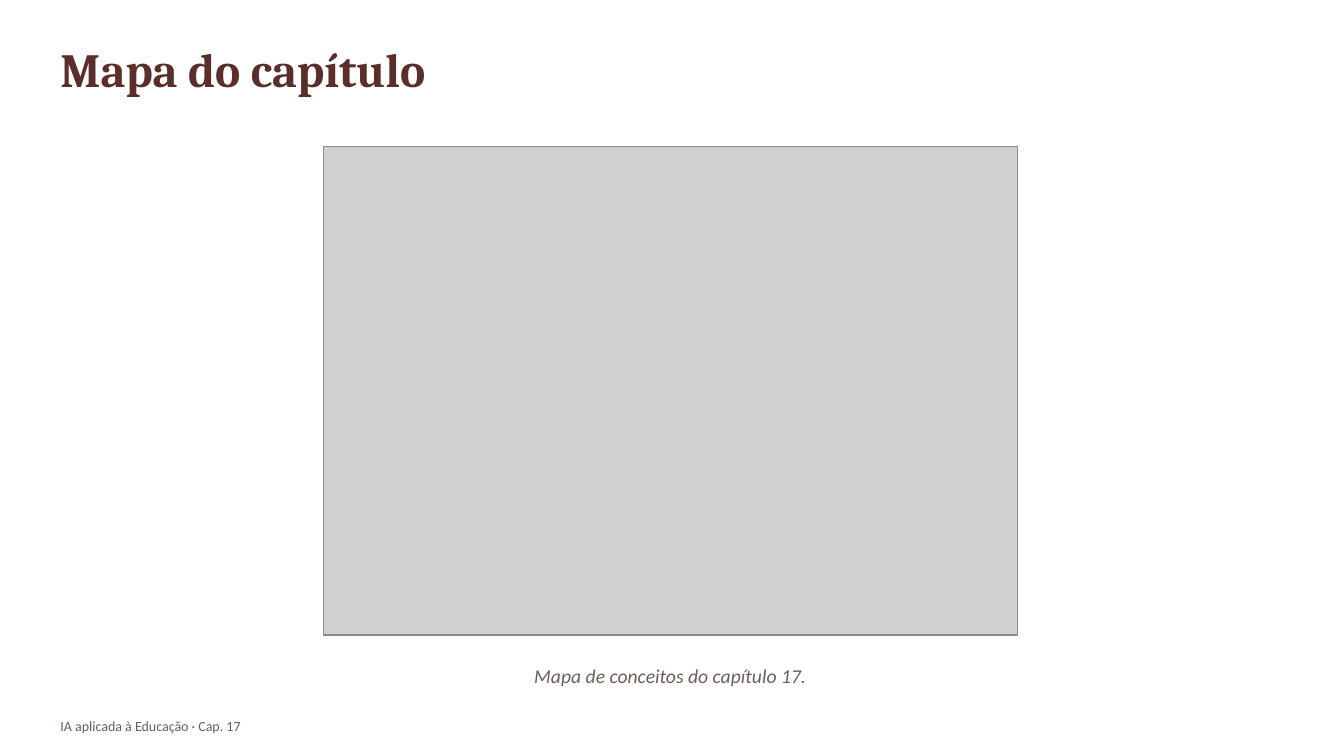
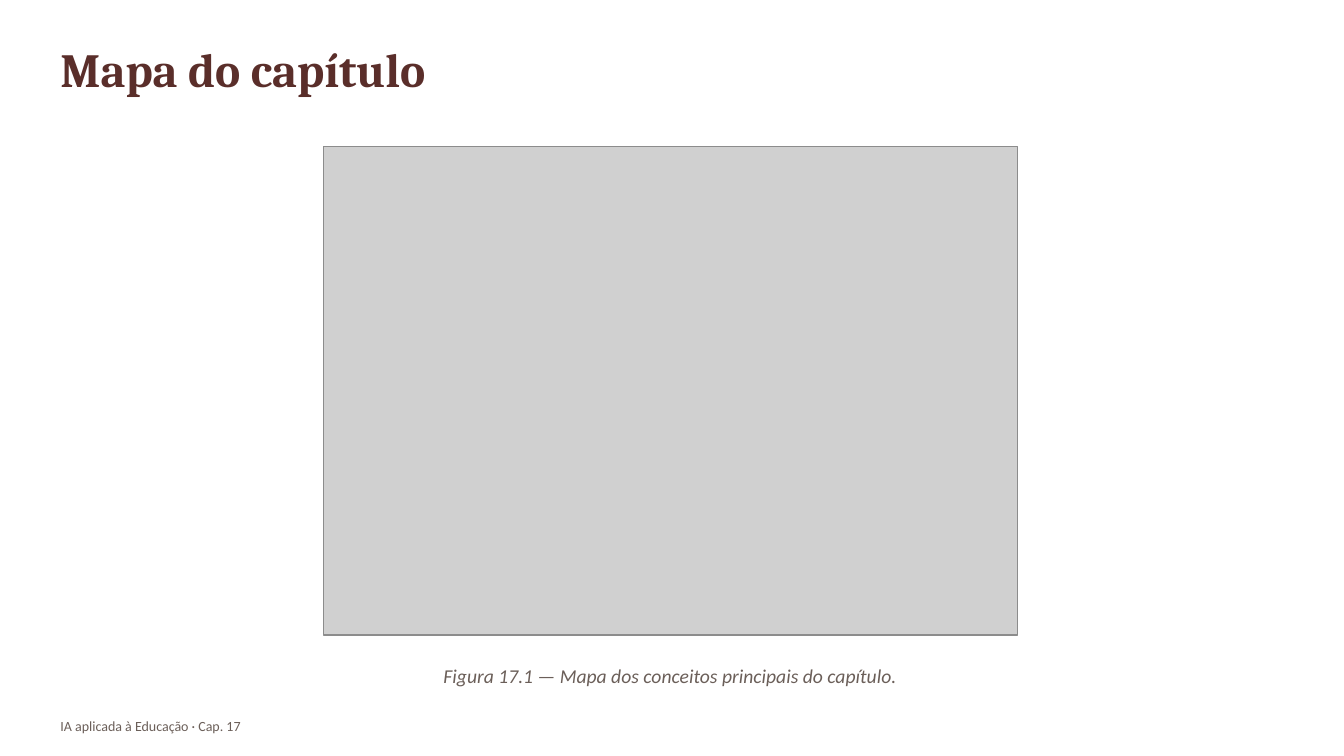
Before and after one commit to arakenmedeiros/claude, a slide deck: slide 12 of livro_ia_educacao/saida/pptx/Cap17_slides.pptx (slide 8 before the commit). Drawn at 1344x756 pixels with LibreOffice and Linux fonts; fonts in the diff are those of the drawing; grey boxes stand for pictures. Boxes give left, top, right and bottom in pixels: in the first picture for what was removed or moved away, otherwise in the second. Text is boxed around its words. In the diff, an @@ line names an element or a change of style, - is before the commit and + after.

```diff
--- a/livro_ia_educacao/saida/pptx/Cap17_slides.pptx
+++ b/livro_ia_educacao/saida/pptx/Cap17_slides.pptx
@@ text at [443, 669, 896, 687]: text changed @@
-Mapa de conceitos do capítulo 17.
+Figura 17.1 — Mapa dos conceitos principais do capítulo.
```
Also in this commit, not shown: 8 other slides changed, 13 slides added, 3 slides removed, 42 other files.
